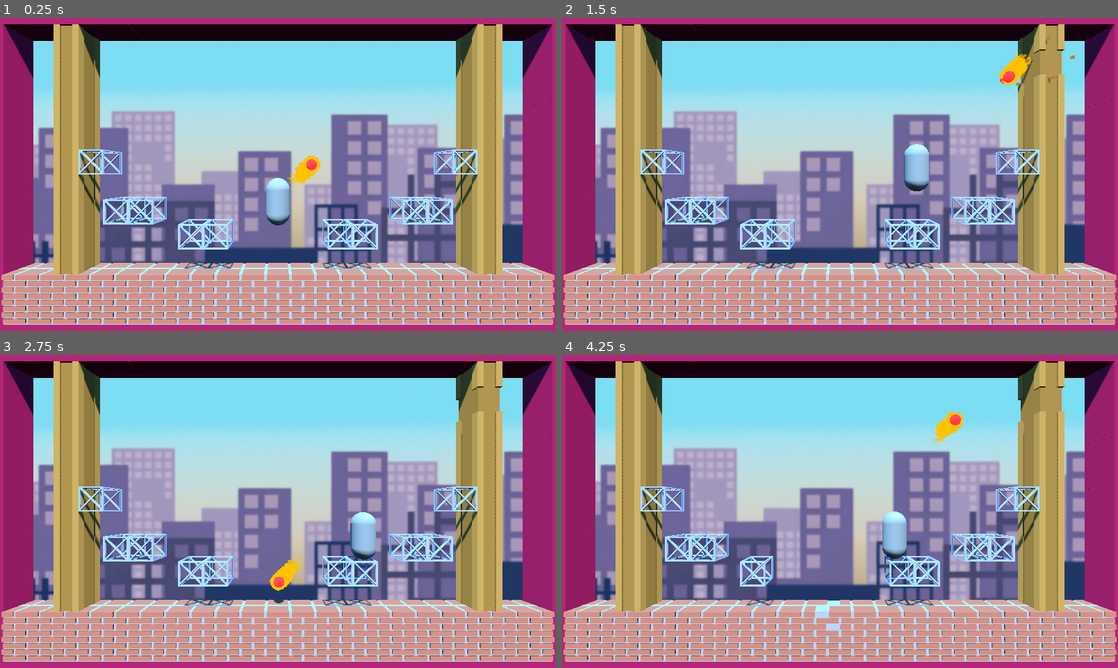
Above: before the commit, frames 1-4 (two rows, left to right).
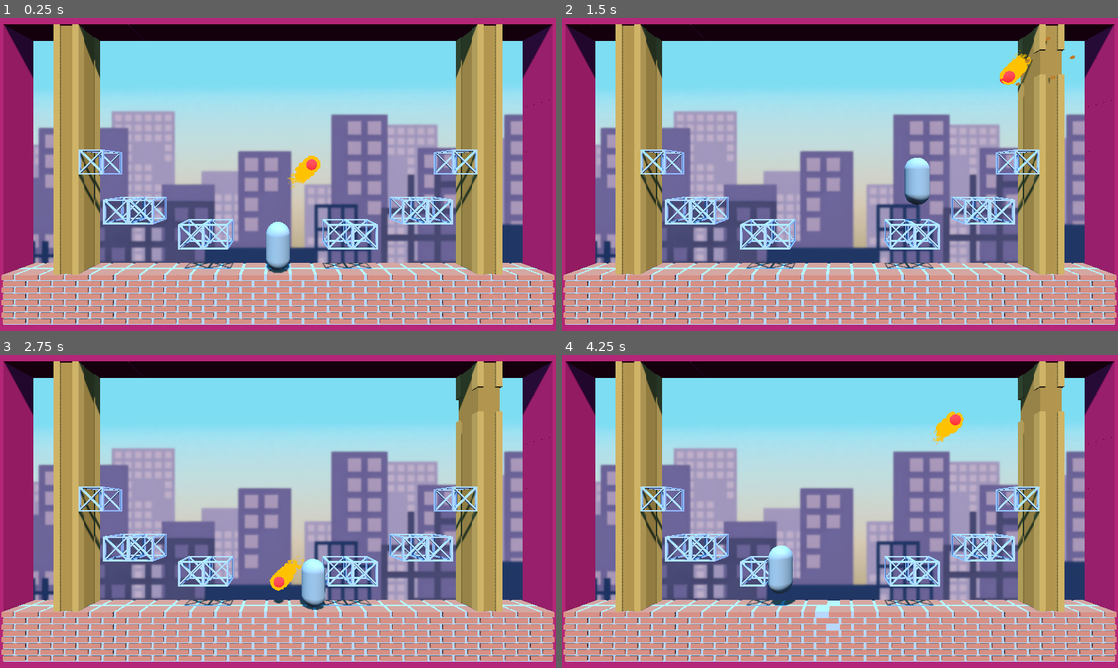
Above: after the commit, the same moments.

Repository: SnappyDragon64/Hard-Hat
Game: Godot game, scene res://sandbox.tscn
Same seed, same stepped clock (60 frames per second), same inputs: the game is played once before the commit and once after it.
Inputs:
- Up to frame 1 (0.25 s): no input
- Up to frame 2 (1.5 s): hold Right (move_right) 0.53-1.28 s; hold Space (jump) 0.53-1.28 s; hold Left (move_left) from 1.28 s (still down); tap Space (jump) at 1.35 s
- Up to frame 3 (2.75 s): tap Space (jump) at 1.52, 1.82 s; release Left (move_left) at 2.03 s; hold Right (move_right) from 2.03 s (still down); hold Space (jump) from 2.03 s (still down)
- Up to frame 4 (4.25 s): release Space (jump) at 2.78 s; tap Space (jump) at 2.85, 3.02, 3.32 s; release Right (move_right) at 3.53 s; hold Left (move_left) from 3.53 s (still down); hold Space (jump) from 3.53 s (still down)

The runs differ from the first frame. In frame 1, 1.2% of the frame differs, in the area x 47-53%, y 51-82%; in frame 2, 0.6%; in frame 3, 1.3%, in the area x 53-68%, y 50-82%; in frame 4, 1.3%.

Commit message:
Player jump adjustments

Diff:
--- a/game/entity/player.gd
+++ b/game/entity/player.gd
@@ -1,3 +1,4 @@
+class_name Player
 extends CharacterBody3D
 
 
@@ -72,6 +73,9 @@
 	_handle_gravity(delta)
 	_handle_x_movement()
 
+	if Input.is_action_just_released("jump"):
+		velocity.y = 0.0
+
 	if velocity.y <= 0.0:
 		movement_state = MovementState.FALL
 
--- a/game/entity/player.tscn
+++ b/game/entity/player.tscn
@@ -8,12 +8,12 @@
 points = PackedVector3Array(-0.125207, -0.532801, -0.480507, 0.0227831, 0.47607, 0.498884, 0.169713, 0.559144, 0.464172 …(924 unchanged characters)…
 
 [node name="Player" type="CharacterBody3D"]
-transform = Transform3D(1, 0, 0, 0, 1, 0, 0, 0, 1, 0, -2, 0.5)
+transform = Transform3D(1, 0, 0, 0, 1, 0, 0, 0, 1, 0, 0, 0.5)
 collision_layer = 2
 platform_floor_layers = 4294967041
 script = ExtResource("1_vdi80")
 SPEED = 6.0
-JUMP_SPEED = 12.0
+JUMP_SPEED = 13.0
 GRAVITY = 4.0
 
 [node name="MeshInstance3D" type="MeshInstance3D" parent="."]
--- a/sandbox.tscn
+++ b/sandbox.tscn
@@ -65,7 +65,7 @@
 transform = Transform3D(1, 0, 0, 0, 1, 0, 0, 0, 1, 0, 0, 0.5)
 
 [node name="Player" parent="." instance=ExtResource("2_86asx")]
-transform = Transform3D(1, 0, 0, 0, 1, 0, 0, 0, 1, 0, 0, 0.5)
+transform = Transform3D(1, 0, 0, 0, 1, 0, 0, 0, 1, 0, -3, 0.5)
 
 [node name="Camera3D" type="Camera3D" parent="."]
 transform = Transform3D(1, 0, 0, 0, 1, 0, 0, 0, 1, 0, 1, 9.16)
